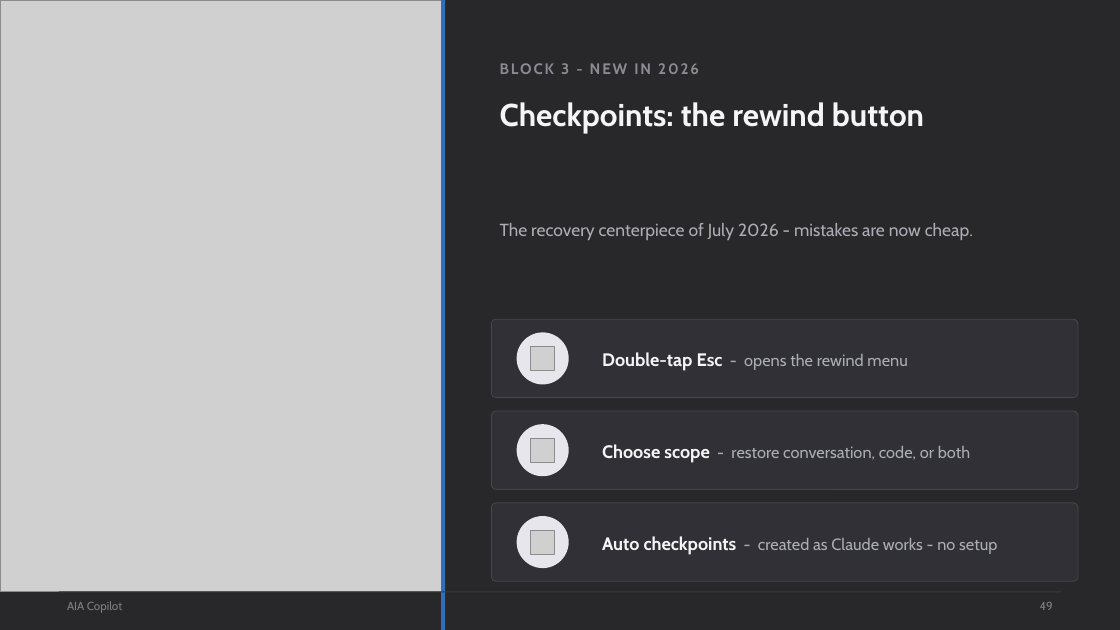
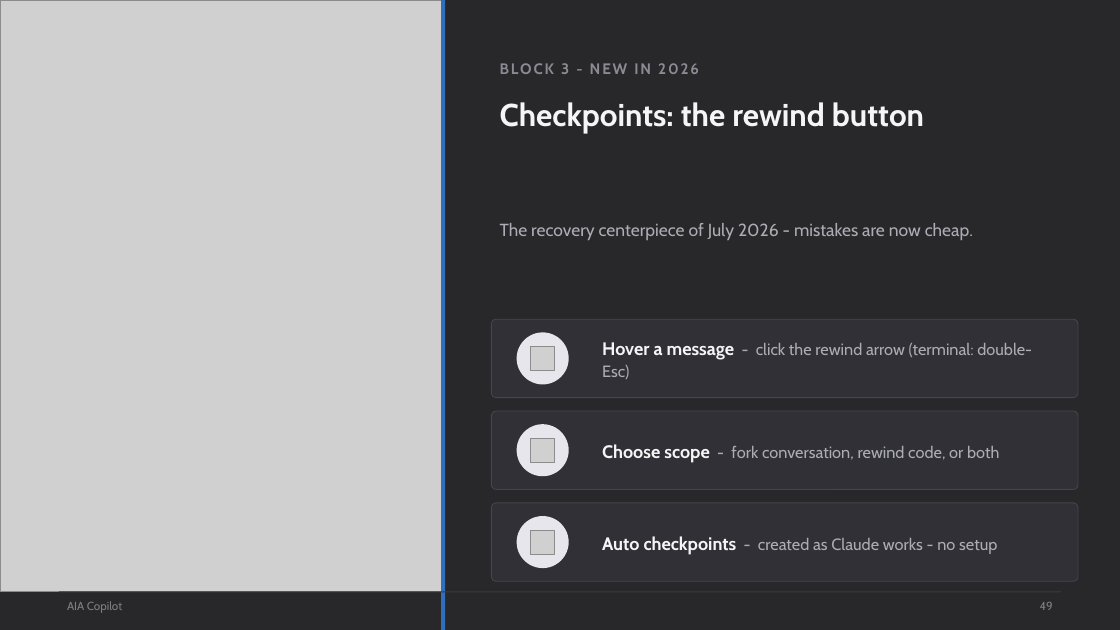
Before and after one commit to scottrhay/AIA-ClaudeCopilot, a slide deck: slide 49 of claude-code-3day/slides/Day1_Claude_Code_Fundamentals.pptx. Drawn at 1120x630 pixels with LibreOffice and Linux fonts; fonts in the diff are those of the drawing; grey boxes stand for pictures. Boxes give left, top, right and bottom in pixels: in the first picture for what was removed or moved away, otherwise in the second. Text is boxed around its words. In the diff, an @@ line names an element or a change of style, - is before the commit and + after.

```diff
--- a/claude-code-3day/slides/Day1_Claude_Code_Fundamentals.pptx
+++ b/claude-code-3day/slides/Day1_Claude_Code_Fundamentals.pptx
@@ text at [602, 342, 1032, 379]: text changed @@
-Double-tap Esc - opens the rewind menu
+Hover a message - click the rewind arrow (terminal: double-Esc)
@@ text at [602, 444, 999, 463]: text changed @@
-Choose scope - restore conversation, code, or both
+Choose scope - fork conversation, rewind code, or both
```
Also in this commit, not shown: 2 other slides changed, 4 other files.
